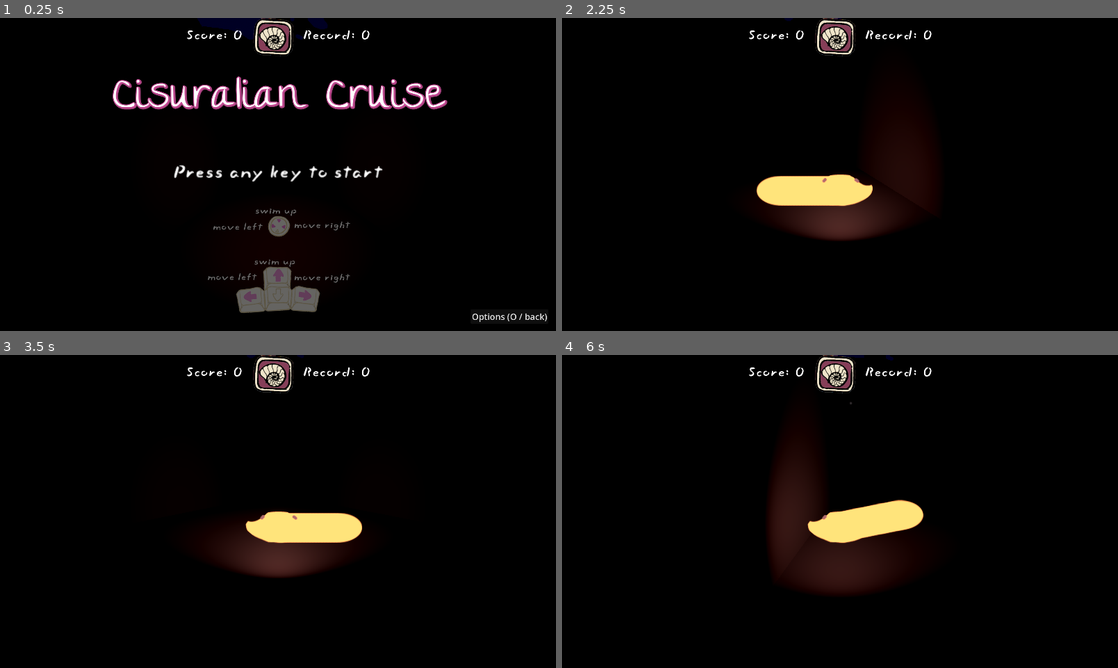
Above: before the commit, frames 1-4 (two rows, left to right).
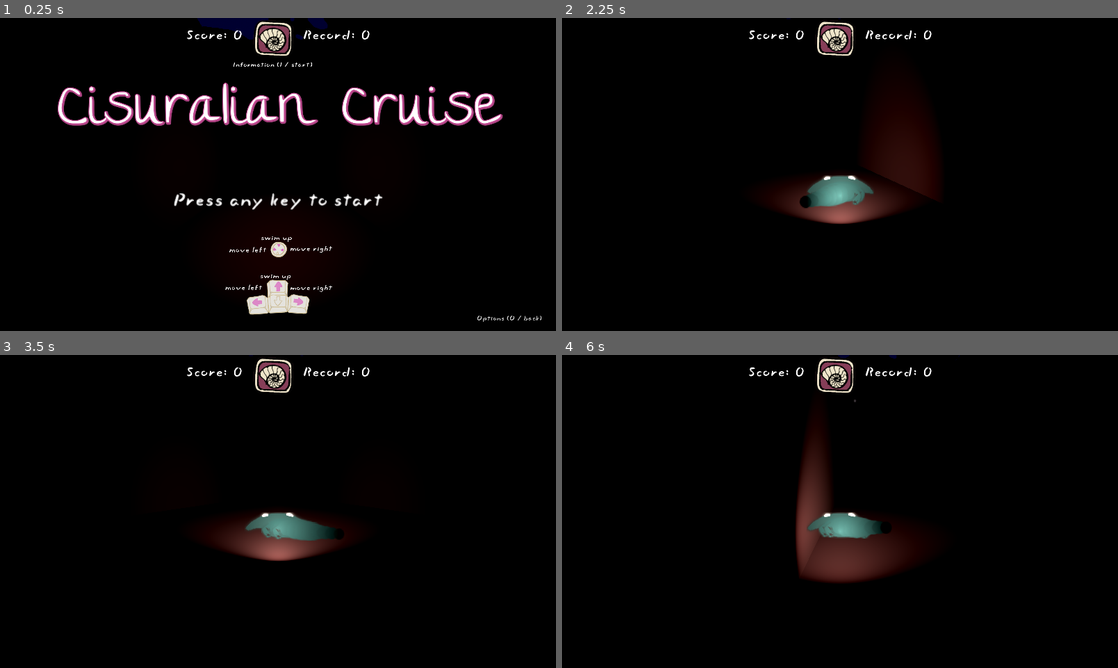
Above: after the commit, the same moments.

Repository: nialsiG/GMTK2025
Game: Godot game, scene res://scenes/main/main.tscn
The game is run twice, just before and just after one commit, with the same random seed, the same clock (stepped at 60 frames per second) and the same inputs.
Inputs (mouse positions are in pixels of both pictures, inside the frame that each line leads up to):
- Up to frame 1 (0.25 s): no input
- Up to frame 2 (2.25 s): click (834, 36) at 0.5 s; tap Enter at 1.25 s; hold D (move_right) 1.28-2 s; click "Options (O / back)" at 2 s
- Up to frame 3 (3.5 s): hold A (move_left) from 2.78 s (still down)
- Up to frame 4 (6 s): tap Space at 3.5 s; release A (move_left) at 3.53 s; hold D (move_right) 3.53-4.28 s; tap Enter at 4.25 s; hold W (move_up) 4.28-5.03 s; hold A (move_left) from 5.03 s (still down)

The runs differ from the first frame. In frame 1, 9.2% of the frame differs, in the area x 10-99%, y 0-98%; in frame 2, 4.2%; in frame 3, 4.2%; in frame 4, 7.4%.

Commit message:
animation of shark + player

Diff:
--- a/project.godot
+++ b/project.godot
@@ -67,8 +67,3 @@
 , Object(InputEventJoypadButton,"resource_local_to_scene":false,"resource_name":"","device":-1,"button_index":6,"pressure":0.0,"pressed":false,"script":null)
 ]
 }
-
-[rendering]
-
-renderer/rendering_method="gl_compatibility"
-renderer/rendering_method.mobile="gl_compatibility"
--- a/resources/buttons/button_theme.tres
+++ b/resources/buttons/button_theme.tres
@@ -1,4 +1,21 @@
-[gd_resource type="Theme" format=3 uid="uid://bflh17b8kclhy"]
+[gd_resource type="Theme" load_steps=6 format=3 uid="uid://bflh17b8kclhy"]
+
+[ext_resource type="FontFile" uid="uid://dyjre5s4jaqsf" path="res://resources/fonts/SlacksideOne-Regular.ttf" id="1_l4n1o"]
+
+[sub_resource type="Gradient" id="Gradient_cyqin"]
+colors = PackedColorArray(0, 0, 0, 1, 0.52, 0.52, 0.52, 0.784314)
+
+[sub_resource type="GradientTexture2D" id="GradientTexture2D_rkex6"]
+gradient = SubResource("Gradient_cyqin")
+fill_to = Vector2(0, 1)
+
+[sub_resource type="StyleBoxTexture" id="StyleBoxTexture_ara4x"]
+texture = SubResource("GradientTexture2D_rkex6")
+
+[sub_resource type="StyleBoxEmpty" id="StyleBoxEmpty_na0yy"]
 
 [resource]
 Button/font_sizes/font_size = 30
+Button/fonts/font = ExtResource("1_l4n1o")
+Button/styles/hover = SubResource("StyleBoxTexture_ara4x")
+Button/styles/normal = SubResource("StyleBoxEmpty_na0yy")
--- a/resources/info/orthacanthus_info.tres
+++ b/resources/info/orthacanthus_info.tres
@@ -1,5 +1,6 @@
-[gd_resource type="Resource" script_class="InfoResource" load_steps=2 format=3 uid="uid://ouwlr5aht2yc"]
+[gd_resource type="Resource" script_class="InfoResource" load_steps=3 format=3 uid="uid://ouwlr5aht2yc"]
 
+[ext_resource type="Texture2D" uid="uid://mc6oi1bksib7" path="res://assets/visual/orthacanthus_sprite.png" id="1_l6b2g"]
 [ext_resource type="Script" path="res://resources/info/info_resource.gd" id="1_obw6j"]
 
 [resource]
@@ -7,3 +8,4 @@
 info_name = "Orthacanthus"
 info_description = ""
 info_source = ""
+info_texture = ExtResource("1_l6b2g")
--- a/resources/labels/game_title.tres
+++ b/resources/labels/game_title.tres
@@ -4,7 +4,7 @@
 
 [resource]
 font = ExtResource("1_rph2e")
-font_size = 150
+font_size = 200
 outline_size = 11
 outline_color = Color(0.76, 0.2888, 0.57152, 1)
 shadow_size = 19
--- /dev/null
+++ b/resources/materials/segment_body_material_3d.tres
@@ -0,0 +1,7 @@
+[gd_resource type="StandardMaterial3D" load_steps=2 format=3 uid="uid://b4evq64o60bta"]
+
+[ext_resource type="Texture2D" uid="uid://cna0uxsmo2eks" path="res://assets/visual/player_body_01.png" id="1_0qd4j"]
+
+[resource]
+transparency = 1
+albedo_texture = ExtResource("1_0qd4j")
--- /dev/null
+++ b/resources/materials/segment_tail_material_3d.tres
@@ -0,0 +1,7 @@
+[gd_resource type="StandardMaterial3D" load_steps=2 format=3 uid="uid://cti844mv7get8"]
+
+[ext_resource type="Texture2D" uid="uid://clnholfxdr5qm" path="res://assets/visual/player_body_02.png" id="1_8qpdq"]
+
+[resource]
+transparency = 1
+albedo_texture = ExtResource("1_8qpdq")
--- /dev/null
+++ b/resources/materials/segment_with_legs_material_3d.tres
@@ -0,0 +1,7 @@
+[gd_resource type="StandardMaterial3D" load_steps=2 format=3 uid="uid://dmtgskljx6utd"]
+
+[ext_resource type="Texture2D" uid="uid://cfwcgqjcobkka" path="res://assets/visual/player_body_00.png" id="1_q7u4u"]
+
+[resource]
+transparency = 1
+albedo_texture = ExtResource("1_q7u4u")
--- a/scenes/global/global_variables.gd
+++ b/scenes/global/global_variables.gd
@@ -3,3 +3,8 @@
 var can_spawn: bool
 var player_global_position: Vector3
 var global_volume: float = 1
+var random: float = 1
+
+func TrueRandom():
+	random = abs(random - randf_range(0.0, 1.0))
+	return random
--- a/scenes/main/main.tscn
+++ b/scenes/main/main.tscn
@@ -12,10 +12,15 @@
 [ext_resource type="Texture2D" uid="uid://1a3fn8o8a60y" path="res://assets/visual/player_head_01.png" id="7_0e2l8"]
 [ext_resource type="LabelSettings" uid="uid://clfkc3ikaaoin" path="res://resources/labels/score_label.tres" id="7_h8iyt"]
 [ext_resource type="Texture2D" uid="uid://d3spk4b3quhdd" path="res://assets/visual/player_head_02.png" id="8_2limp"]
-[ext_resource type="PackedScene" uid="uid://bsjc4qvhmuoow" path="res://scenes/player/segment_1.tscn" id="9_by1mr"]
+[ext_resource type="PackedScene" uid="uid://bsjc4qvhmuoow" path="res://scenes/player/segment_body.tscn" id="9_by1mr"]
+[ext_resource type="Texture2D" uid="uid://cfwcgqjcobkka" path="res://assets/visual/player_body_00.png" id="10_gvaxw"]
+[ext_resource type="Texture2D" uid="uid://cna0uxsmo2eks" path="res://assets/visual/player_body_01.png" id="11_g30mc"]
+[ext_resource type="Texture2D" uid="uid://clnholfxdr5qm" path="res://assets/visual/player_body_02.png" id="12_knc63"]
+[ext_resource type="PackedScene" uid="uid://bmwhvtcwawn10" path="res://scenes/player/segment_tail.tscn" id="12_m4e2w"]
 [ext_resource type="LabelSettings" uid="uid://bncy4xxs382wq" path="res://resources/labels/settings_label.tres" id="13_kc4oo"]
 [ext_resource type="Texture2D" uid="uid://i3ewb7wrsbra" path="res://assets/visual/instructions.png" id="13_n50yl"]
 [ext_resource type="Shader" path="res://resources/shaders/higlight_button.gdshader" id="14_aymbh"]
+[ext_resource type="FontFile" uid="uid://dyjre5s4jaqsf" path="res://resources/fonts/SlacksideOne-Regular.ttf" id="15_5opoj"]
 [ext_resource type="Script" path="res://scenes/main/info_screen.gd" id="15_bkdyg"]
 [ext_resource type="Theme" uid="uid://c4gyjgd1fptde" path="res://resources/panels/info_panel.tres" id="16_5n6h0"]
 [ext_resource type="LabelSettings" uid="uid://hl31c0w6ck74" path="res://resources/labels/info_title_label.tres" id="16_wb5bj"]
@@ -38,27 +43,32 @@
 sky = SubResource("Sky_1fj1x")
 sdfgi_enabled = true
 fog_light_color = Color(0.110187, 0.294093, 0.280546, 1)
-volumetric_fog_enabled = true
 volumetric_fog_albedo = Color(0.67, 0.67, 0.67, 1)
 volumetric_fog_emission = Color(0.0502237, 0.194271, 0.215171, 1)
 volumetric_fog_emission_energy = 0.2
 adjustment_enabled = true
 
 [sub_resource type="CapsuleShape3D" id="CapsuleShape3D_3pamf"]
-
-[sub_resource type="AtlasTexture" id="AtlasTexture_32tcw"]
+radius = 0.2615
+height = 1.08688
+
+[sub_resource type="StandardMaterial3D" id="StandardMaterial3D_jw2c8"]
+transparency = 1
+albedo_texture = ExtResource("7_0e2l8")
+
+[sub_resource type="AtlasTexture" id="AtlasTexture_q766c"]
 atlas = ExtResource("7_0e2l8")
-region = Rect2(0, 0, 100, 50)
-
-[sub_resource type="AtlasTexture" id="AtlasTexture_0f2oh"]
+region = Rect2(0, 0, 100, 47)
+
+[sub_resource type="AtlasTexture" id="AtlasTexture_7oq2f"]
 atlas = ExtResource("8_2limp")
-region = Rect2(0, 0, 100, 76)
+region = Rect2(0, 0, 100, 90)
 
 [sub_resource type="SpriteFrames" id="SpriteFrames_2esa3"]
 animations = [{
 "frames": [{
 "duration": 1.0,
-"texture": SubResource("AtlasTexture_32tcw")
+"texture": SubResource("AtlasTexture_q766c")
 }],
 "loop": true,
 "name": &"default",
@@ -66,12 +76,16 @@
 }, {
 "frames": [{
 "duration": 1.0,
-"texture": SubResource("AtlasTexture_0f2oh")
+"texture": SubResource("AtlasTexture_7oq2f")
 }],
 "loop": true,
 "name": &"going_up",
 "speed": 5.0
 }]
+
+[sub_resource type="StandardMaterial3D" id="StandardMaterial3D_gck3h"]
+transparency = 1
+albedo_texture = ExtResource("10_gvaxw")
 
 [sub_resource type="StyleBoxEmpty" id="StyleBoxEmpty_xls4k"]
 
@@ -82,6 +96,10 @@
 shader_parameter/glow_shift = 1.0
 shader_parameter/glow_radius = 4.0
 
+[sub_resource type="LabelSettings" id="LabelSettings_2g3xd"]
+font = ExtResource("15_5opoj")
+font_size = 30
+
 [sub_resource type="StyleBoxEmpty" id="StyleBoxEmpty_xaod5"]
 
 [sub_resource type="ShaderMaterial" id="ShaderMaterial_grc01"]
@@ -97,7 +115,7 @@
 [node name="MusicAudioStreamPlayer" type="AudioStreamPlayer" parent="."]
 process_mode = 3
 stream = ExtResource("2_0bul8")
-pitch_scale = 0.7
+pitch_scale = 0.8
 autoplay = true
 
 [node name="WorldEnvironment" type="WorldEnvironment" parent="."]
@@ -138,7 +156,7 @@
 transform = Transform3D(1, 0, 0, 0, 0.996195, 0.0871557, 0, -0.0871557, 0.996195, 0, 0.5, 3)
 
 [node name="CollisionShape3D" type="CollisionShape3D" parent="3C/Player"]
-transform = Transform3D(-4.37114e-08, -1, 0, 1, -4.37114e-08, 0, 0, 0, 1, 0, 0, 0)
+transform = Transform3D(-4.37114e-08, -1, 0, 1, -4.37114e-08, 0, 0, 0, 1, 0, 0.0213467, 0)
 shape = SubResource("CapsuleShape3D_3pamf")
 
 [node name="SpotLight3D" type="SpotLight3D" parent="3C/Player"]
@@ -153,37 +171,61 @@
 [node name="ProceduralAnimationComponent" type="Node3D" parent="3C/Player" node_paths=PackedStringArray("node_array")]
 script = ExtResource("6_vgd0k")
 isAnimated = true
-node_array = [NodePath("../AnimatedHead"), NodePath("../../BodyNodes/Segment_1"), NodePath("../../BodyNodes/Segment_2"), NodePath("../../BodyNodes/Segment_3"), NodePath("../../BodyNodes/Segment_4"), NodePath("../../BodyNodes/Segment_5" …(198 unchanged characters)…
+node_array = [NodePath("../AnimatedHead"), NodePath("../../BodyNodes/Segment_1"), NodePath("../../BodyNodes/Segment_3"), NodePath("../../BodyNodes/Segment_4"), NodePath("../../BodyNodes/Segment_2"), NodePath("../../BodyNodes/Segment_5" …(198 unchanged characters)…
 
 [node name="Timer" type="Timer" parent="3C/Player/ProceduralAnimationComponent"]
 autostart = true
 
 [node name="AnimatedHead" type="AnimatedSprite3D" parent="3C/Player"]
+material_override = SubResource("StandardMaterial3D_jw2c8")
 sprite_frames = SubResource("SpriteFrames_2esa3")
 
 [node name="Timer" type="Timer" parent="3C/Player/AnimatedHead"]
 
 [node name="BodyNodes" type="Node3D" parent="3C"]
+transform = Transform3D(1, 0, 0, 0, 1, 0, 0, 0, 1, 0, 0, 0.0474111)
 
 [node name="Segment_1" parent="3C/BodyNodes" instance=ExtResource("9_by1mr")]
+transform = Transform3D(0.8, 0, 0, 0, 0.8, 0, 0, 0, 1, 0, 0, 0)
+material_override = SubResource("StandardMaterial3D_gck3h")
+texture = ExtResource("10_gvaxw")
+
+[node name="Segment_3" parent="3C/BodyNodes" instance=ExtResource("9_by1mr")]
+transform = Transform3D(0.9, 0, 0, 0, 0.9, 0, 0, 0, 1, 0, 0, 0)
+texture = ExtResource("11_g30mc")
+
+[node name="Segment_4" parent="3C/BodyNodes" instance=ExtResource("9_by1mr")]
+transform = Transform3D(0.8, 0, 0, 0, 0.8, 0, 0, 0, 1, 0, 0, 0)
+material_override = SubResource("StandardMaterial3D_gck3h")
+texture = ExtResource("10_gvaxw")
 
 [node name="Segment_2" parent="3C/BodyNodes" instance=ExtResource("9_by1mr")]
-
-[node name="Segment_3" parent="3C/BodyNodes" instance=ExtResource("9_by1mr")]
-
-[node name="Segment_4" parent="3C/BodyNodes" instance=ExtResource("9_by1mr")]
+transform = Transform3D(0.7, 0, 0, 0, 0.9, 0, 0, 0, 1, 0, 0, 0)
+texture = ExtResource("11_g30mc")
 
 [node name="Segment_5" parent="3C/BodyNodes" instance=ExtResource("9_by1mr")]
+transform = Transform3D(0.6, 0, 0, 0, 0.9, 0, 0, 0, 1, 0, 0, 0)
+texture = ExtResource("11_g30mc")
 
 [node name="Segment_6" parent="3C/BodyNodes" instance=ExtResource("9_by1mr")]
-
-[node name="Segment_7" parent="3C/BodyNodes" instance=ExtResource("9_by1mr")]
-
-[node name="Segment_8" parent="3C/BodyNodes" instance=ExtResource("9_by1mr")]
-
-[node name="Segment_9" parent="3C/BodyNodes" instance=ExtResource("9_by1mr")]
-
-[node name="Segment_10" parent="3C/BodyNodes" instance=ExtResource("9_by1mr")]
+transform = Transform3D(0.5, 0, 0, 0, 0.8, 0, 0, 0, 1, 0, 0, 0)
+texture = ExtResource("11_g30mc")
+
+[node name="Segment_7" parent="3C/BodyNodes" instance=ExtResource("12_m4e2w")]
+transform = Transform3D(1.2, 0, 0, 0, 1, 0, 0, 0, 1, 0, 0, 0)
+texture = ExtResource("12_knc63")
+
+[node name="Segment_8" parent="3C/BodyNodes" instance=ExtResource("12_m4e2w")]
+transform = Transform3D(1, 0, 0, 0, 0.9, 0, 0, 0, 1, 0, 0, 0)
+texture = ExtResource("12_knc63")
+
+[node name="Segment_9" parent="3C/BodyNodes" instance=ExtResource("12_m4e2w")]
+transform = Transform3D(0.8, 0, 0, 0, 0.8, 0, 0, 0, 0.8, 0, 0, 0)
+texture = ExtResource("12_knc63")
+
+[node name="Segment_10" parent="3C/BodyNodes" instance=ExtResource("12_m4e2w")]
+transform = Transform3D(0.6, 0, 0, 0, 0.7, 0, 0, 0, 0.4, 0, 0, 0)
+texture = ExtResource("12_knc63")
 
 [node name="CanvasLayer" type="CanvasLayer" parent="."]
 
@@ -301,13 +343,27 @@
 horizontal_alignment = 1
 
 [node name="TextureRect" type="TextureRect" parent="CanvasLayer/StartMenu/VBoxContainer/Control2/MarginContainer/Instructions/VBoxContainer"]
-modulate = Color(0.4, 0.4, 0.4, 1)
-custom_minimum_size = Vector2(0, 400)
+modulate = Color(1, 1, 1, 0.901961)
+custom_minimum_size = Vector2(0, 300)
 layout_mode = 2
 size_flags_vertical = 3
 texture = ExtResource("13_n50yl")
 expand_mode = 1
 stretch_mode = 5
+
+[node name="Label" type="Label" parent="CanvasLayer/StartMenu"]
+layout_mode = 1
+anchors_preset = 5
+anchor_left = 0.5
+anchor_right = 0.5
+offset_left = -256.0
+offset_top = 131.0
+offset_right = 217.0
+offset_bottom = 188.0
+grow_horizontal = 2
+text = "Information (I / start)"
+label_settings = SubResource("LabelSettings_2g3xd")
+horizontal_alignment = 1
 
 [node name="OptionsButton" type="Button" parent="CanvasLayer/StartMenu"]
 layout_mode = 1
@@ -368,29 +424,29 @@
 unique_name_in_owner = true
 custom_minimum_size = Vector2(300, 50)
 layout_mode = 2
-min_value = -4.0
-max_value = 4.0
+min_value = 0.8
+max_value = 1.2
+step = 0.05
+value = 1.0
+
+[node name="Brightness" type="HBoxContainer" parent="CanvasLayer/StartMenu/OptionsMenu/MarginContainer/GridContainer"]
+layout_mode = 2
+alignment = 2
+
+[node name="Label" type="Label" parent="CanvasLayer/StartMenu/OptionsMenu/MarginContainer/GridContainer/Brightness"]
+layout_mode = 2
+text = "Brightness"
+horizontal_alignment = 1
+vertical_alignment = 1
+
+[node name="BrightnessSlider" type="HSlider" parent="CanvasLayer/StartMenu/OptionsMenu/MarginContainer/GridContainer/Brightness"]
+unique_name_in_owner = true
+custom_minimum_size = Vector2(300, 50)
+layout_mode = 2
+min_value = 1.0
+max_value = 5.0
 step = 0.5
-value = 1.0
-
-[node name="Brightness" type="HBoxContainer" parent="CanvasLayer/StartMenu/OptionsMenu/MarginContainer/GridContainer"]
-layout_mode = 2
-alignment = 2
-
-[node name="Label" type="Label" parent="CanvasLayer/StartMenu/OptionsMenu/MarginContainer/GridContainer/Brightness"]
-layout_mode = 2
-text = "Brightness"
-horizontal_alignment = 1
-vertical_alignment = 1
-
-[node name="BrightnessSlider" type="HSlider" parent="CanvasLayer/StartMenu/OptionsMenu/MarginContainer/GridContainer/Brightness"]
-unique_name_in_owner = true
-custom_minimum_size = Vector2(300, 50)
-layout_mode = 2
-min_value = -4.0
-max_value = 4.0
-step = 0.5
-value = 1.5
+value = 2.0
 
 [node name="MasterVolume2" type="HBoxContainer" parent="CanvasLayer/StartMenu/OptionsMenu/MarginContainer/GridContainer"]
 layout_mode = 2
@@ -407,9 +463,9 @@
 unique_name_in_owner = true
 custom_minimum_size = Vector2(300, 50)
 layout_mode = 2
-min_value = -5.0
-max_value = 5.0
-step = 0.5
+max_value = 1.0
+step = 0.1
+value = 0.5
 
 [node name="MusicVolume" type="HBoxContainer" parent="CanvasLayer/StartMenu/OptionsMenu/MarginContainer/GridContainer"]
 layout_mode = 2
@@ -642,7 +698,6 @@
 texture_normal = ExtResource("22_fv21q")
 texture_pressed = ExtResource("22_fv21q")
 texture_hover = ExtResource("23_ce0yv")
-texture_focused = ExtResource("22_fv21q")
 
 [connection signal="timeout" from="3C/Player/ProceduralAnimationComponent/Timer" to="3C/Player/ProceduralAnimationComponent" method="_on_timer_timeout"]
 [connection signal="timeout" from="3C/Player/AnimatedHead/Timer" to="3C/Player" method="_on_timer_timeout"]
--- a/scenes/obstacles/obstacle_orthacanthus.tscn
+++ b/scenes/obstacles/obstacle_orthacanthus.tscn
@@ -1,18 +1,45 @@
-[gd_scene load_steps=4 format=3 uid="uid://cjrd38twoe8v8"]
+[gd_scene load_steps=9 format=3 uid="uid://cjrd38twoe8v8"]
 
 [ext_resource type="PackedScene" uid="uid://bf4vifu1knd7l" path="res://scenes/obstacles/obstacle.tscn" id="1_og3t4"]
-[ext_resource type="Texture2D" uid="uid://cbpm3puceyo33" path="res://assets/visual/orthacanthus.png" id="2_yr5rb"]
+[ext_resource type="Script" path="res://scenes/obstacles/orthocanthus_move_component.gd" id="3_qwng7"]
+[ext_resource type="Texture2D" uid="uid://ci7qittdxyeeg" path="res://assets/visual/orthacanthus/orthacanthus_frame1.png" id="3_sfhdf"]
+[ext_resource type="Texture2D" uid="uid://5wt6nbfxum2u" path="res://assets/visual/orthacanthus/orthacanthus_frame2.png" id="4_lwa47"]
 
 [sub_resource type="StandardMaterial3D" id="StandardMaterial3D_0x0e8"]
 transparency = 1
-albedo_texture = ExtResource("2_yr5rb")
+albedo_texture = ExtResource("3_sfhdf")
+
+[sub_resource type="AtlasTexture" id="AtlasTexture_658u6"]
+atlas = ExtResource("3_sfhdf")
+region = Rect2(0, 0, 600, 425)
+
+[sub_resource type="AtlasTexture" id="AtlasTexture_xq0qy"]
+atlas = ExtResource("4_lwa47")
+region = Rect2(0, 0, 600, 425)
+
+[sub_resource type="SpriteFrames" id="SpriteFrames_6vu47"]
+animations = [{
+"frames": [{
+"duration": 1.0,
+"texture": SubResource("AtlasTexture_658u6")
+}, {
+"duration": 1.0,
+"texture": SubResource("AtlasTexture_xq0qy")
+}],
+"loop": true,
+"name": &"default",
+"speed": 5.0
+}]
 
 [node name="Obstacle" instance=ExtResource("1_og3t4")]
 obstacle_type = 3
 
-[node name="Sprite3D" type="Sprite3D" parent="." index="0"]
+[node name="AnimatedSprite3D" type="AnimatedSprite3D" parent="." index="0"]
 material_override = SubResource("StandardMaterial3D_0x0e8")
-texture = ExtResource("2_yr5rb")
+sprite_frames = SubResource("SpriteFrames_6vu47")
 
-[node name="CollisionPolygon3D" type="CollisionPolygon3D" parent="." index="1"]
-polygon = PackedVector2Array(-0.625403, 1.55516, -0.545219, 0.981961, 0.0368691, 0.655524, 0.713803, 0.369412, 1.19797, -0.118544, 1.45275, -0.317951, 1.96175, -0.215233, 2.42618, -0.371368, 1.74786, -0.783425, 2.24096, -1.06761, 1.44179, -1.4484, 1.03038, -1.23554, 0.54796, -1.60661, -0.141704, -1.60551, -0.777732, -1.00479, -1.17578, -0.933576, -1.86464, -1.5126, -2.34633, -1.14031, -1.13678, -0.616081, -1.17643, -0.309072, -1.53142, -0.302934, -1.54841, -0.15674, -1.04397, -0.115357, -0.924683, 0.428382, -1.06111, 1.01137)
+[node name="MoveComponent" type="Node3D" parent="." index="1"]
+script = ExtResource("3_qwng7")
+
+[node name="CollisionPolygon3D" type="CollisionPolygon3D" parent="." index="2"]
+polygon = PackedVector2Array(-0.0417216, -1.40741, -0.419999, -1.3796, -0.664767, -1.14596, -0.992978, -0.839998, -1.17099, -0.684237, -1.94423, -1.00132, -2.07218, -0.739866, -1.18212, -0.461721, -1.04304, 0.139072, -0.547946, 0.433906, -0.141854, 0.606356, 0.375496, 0.272582, 0.798276, -0.200264, 0.926223, -0.589667, 1.4102, -0.712051, 1.34344, -0.86225, 0.742647, -0.745429, 0.564634, -1.10145, 0.247549, -1.35178)
--- /dev/null
+++ b/scenes/obstacles/orthocanthus_move_component.gd
@@ -0,0 +1,17 @@
+extends Node3D
+
+const SPEED = 5
+
+# node
+@onready var animated_sprite: AnimatedSprite3D = $"../AnimatedSprite3D"
+
+# runtime variables
+var parent: Obstacle
+
+func _ready():
+	parent = get_parent() as Obstacle
+	animated_sprite.play("default", 0.5)
+
+func _physics_process(delta):
+	parent.position += delta * SPEED * Vector3(0, 0, 1)
+	animated_sprite.material_override.albedo_texture = animated_sprite.sprite_frames.get_frame_texture("default", animated_sprite.get_frame())
--- a/scenes/player/player.gd
+++ b/scenes/player/player.gd
@@ -49,6 +49,7 @@
 	if Input.is_action_just_pressed("move_up") and player_state != PlayerState.SURFACE:
 		velocity.y = JUMP_VELOCITY
 		animated_head.play("going_up")
+		animated_head.material_override.albedo_texture = animated_head.sprite_frames.get_frame_texture("going_up", 0)
 		if animated_head_timer.is_stopped():
 			animated_head_timer.start()
 		else:
@@ -72,4 +73,5 @@
 
 func _on_timer_timeout():
 	animated_head.play("default")
+	animated_head.material_override.albedo_texture = animated_head.sprite_frames.get_frame_texture("default", 0)
 	animated_head_timer.stop()
--- a/scenes/player/procedural_animation_component.gd
+++ b/scenes/player/procedural_animation_component.gd
@@ -32,6 +32,6 @@
 	var y_diff = b.global_position.y - a.global_position.y
 	if y_diff > 0:
 		y_diff /= 3
-	var vect = Vector3(x_diff, y_diff, 0)
+	var vect = Vector3(x_diff, y_diff, 0.1)
 	var result = vect.normalized()
 	return result
--- a/scenes/player/segment_1.tscn
+++ b/scenes/player/segment_body.tscn
@@ -1,10 +1,10 @@
 [gd_scene load_steps=3 format=3 uid="uid://bsjc4qvhmuoow"]
 
-[ext_resource type="Texture2D" uid="uid://cna0uxsmo2eks" path="res://assets/visual/player_body_01.png" id="1_401b7"]
+[ext_resource type="Material" uid="uid://b4evq64o60bta" path="res://resources/materials/segment_body_material_3d.tres" id="1_602s3"]
 [ext_resource type="Script" path="res://scenes/player/segment.gd" id="2_31835"]
 
 [node name="Segment" type="Sprite3D"]
-texture = ExtResource("1_401b7")
+material_override = ExtResource("1_602s3")
 script = ExtResource("2_31835")
 
 [node name="Timer" type="Timer" parent="."]
--- /dev/null
+++ b/scenes/player/segment_tail.tscn
@@ -0,0 +1,7 @@
+[gd_scene load_steps=3 format=3 uid="uid://bmwhvtcwawn10"]
+
+[ext_resource type="PackedScene" uid="uid://bsjc4qvhmuoow" path="res://scenes/player/segment_body.tscn" id="1_djs11"]
+[ext_resource type="Material" uid="uid://cti844mv7get8" path="res://resources/materials/segment_tail_material_3d.tres" id="2_4beyp"]
+
+[node name="Segment" instance=ExtResource("1_djs11")]
+material_override = ExtResource("2_4beyp")
--- /dev/null
+++ b/scenes/player/segment_with_legs.tscn
@@ -0,0 +1,7 @@
+[gd_scene load_steps=3 format=3 uid="uid://chy0piolcwixe"]
+
+[ext_resource type="PackedScene" uid="uid://bsjc4qvhmuoow" path="res://scenes/player/segment_body.tscn" id="1_ns8rn"]
+[ext_resource type="Material" uid="uid://dmtgskljx6utd" path="res://resources/materials/segment_with_legs_material_3d.tres" id="2_cb24d"]
+
+[node name="Segment" instance=ExtResource("1_ns8rn")]
+material_override = ExtResource("2_cb24d")
Binary file changed: assets/visual/info_button.png
Binary file changed: assets/visual/info_button_hover.png
Binary file changed: assets/visual/orthacanthus.png
Binary file added: assets/visual/orthacanthus/orthacanthus_frame1.png
Not shown, added: assets/visual/orthacanthus/orthacanthus_frame1.png.import
Binary file added: assets/visual/orthacanthus/orthacanthus_frame2.png
Not shown, added: assets/visual/orthacanthus/orthacanthus_frame2.png.import
Binary file added: assets/visual/orthacanthus/orthacanthus_frame3.png
Not shown, added: assets/visual/orthacanthus/orthacanthus_frame3.png.import
Binary file added: assets/visual/orthacanthus/orthacanthus_frame4.png
Not shown, added: assets/visual/orthacanthus/orthacanthus_frame4.png.import
Binary file changed: assets/visual/orthacanthus_sprite.png
(and 8 more such lines)
